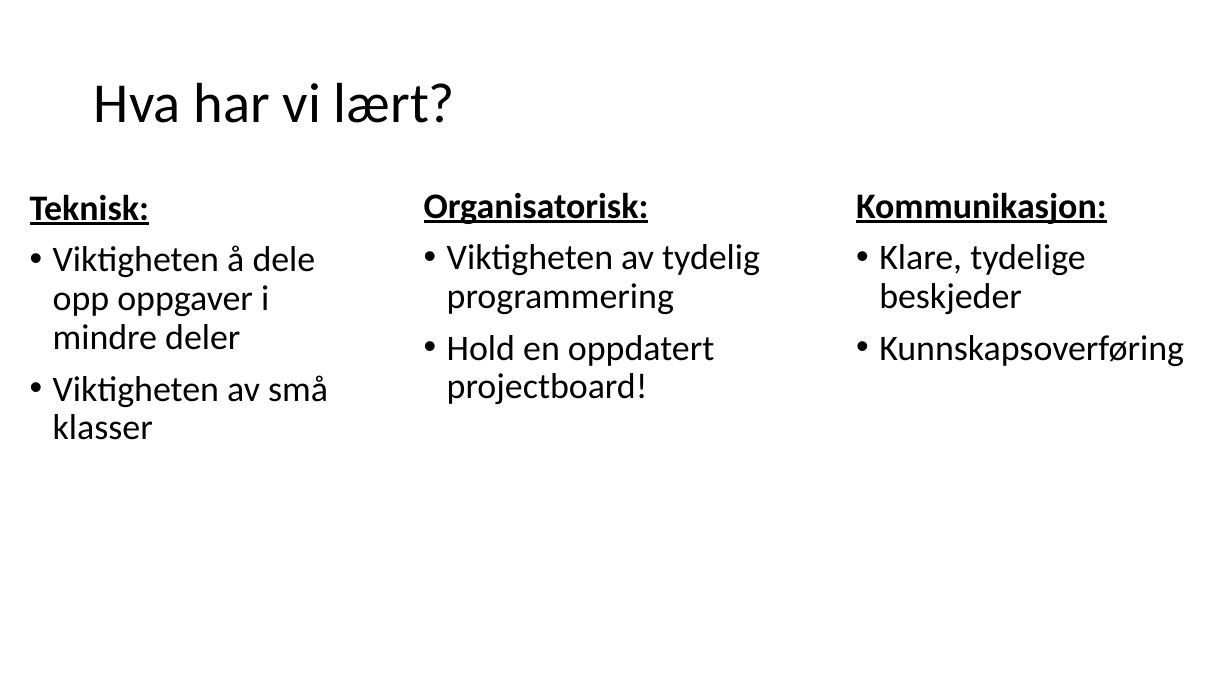
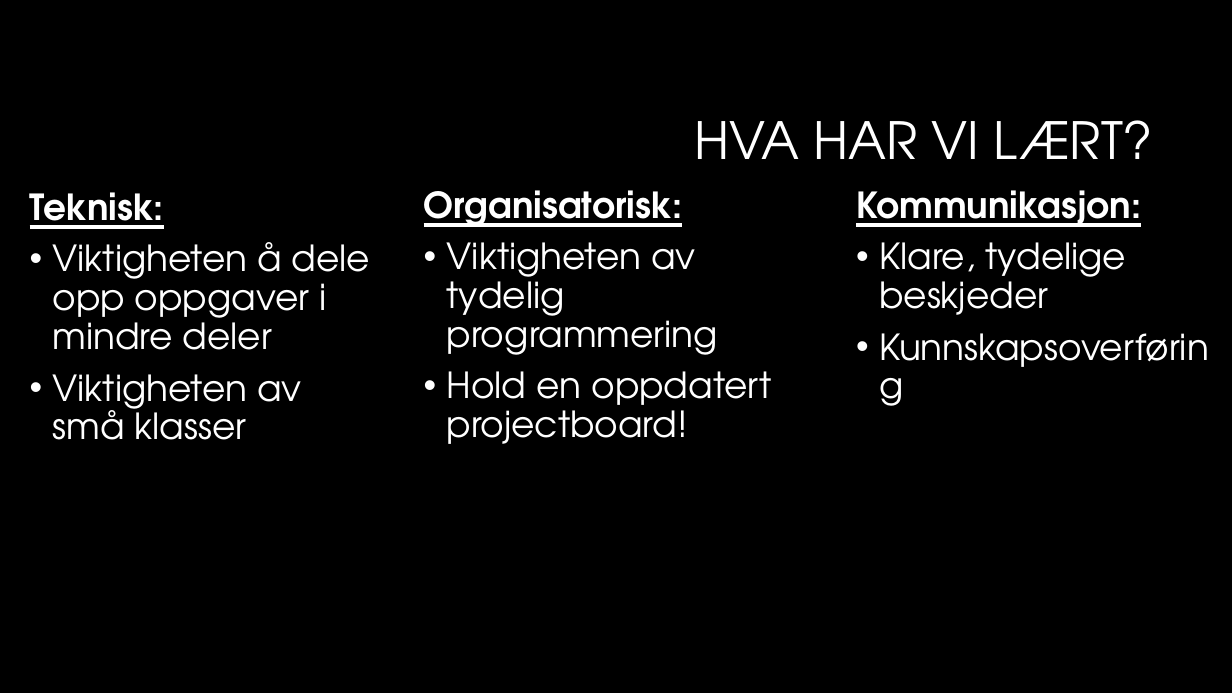
Before and after one commit to inf112-v19/codingwarriors, a slide deck: slide 3 of src/presentation/Codingwarriors - avsluttende presentasjon.pptx. Drawn at 1232x693 pixels with LibreOffice and Linux fonts; fonts in the diff are those of the drawing; background and template pictures are left out. Boxes give left, top, right and bottom in pixels: in the first picture for what was removed or moved away, otherwise in the second. Text is boxed around its words. In the diff, an @@ line names an element or a change of style, - is before the commit and + after.

```diff
--- a/src/presentation/Codingwarriors - avsluttende presentasjon.pptx
+++ b/src/presentation/Codingwarriors - avsluttende presentasjon.pptx
@@ background #FFFFFF to #000000 @@
@@ title at <box>694,120,1154,159</box>: text changed; size 44 to 40 pt; font Calibri to TeX Gyre Adventor; text colour #000000 to #FFFFFF @@
-Hva har vi lært?
+HVA HAR VI LÆRT?
@@ font Calibri to TeX Gyre Adventor, text colour #000000 to #FFFFFF in 3 elements at <box>30,192,370,440</box>, <box>424,190,771,444</box>, <box>856,190,1141,315</box> @@
```
Also in this commit, not shown: 5 other slides changed, 1 other file.
